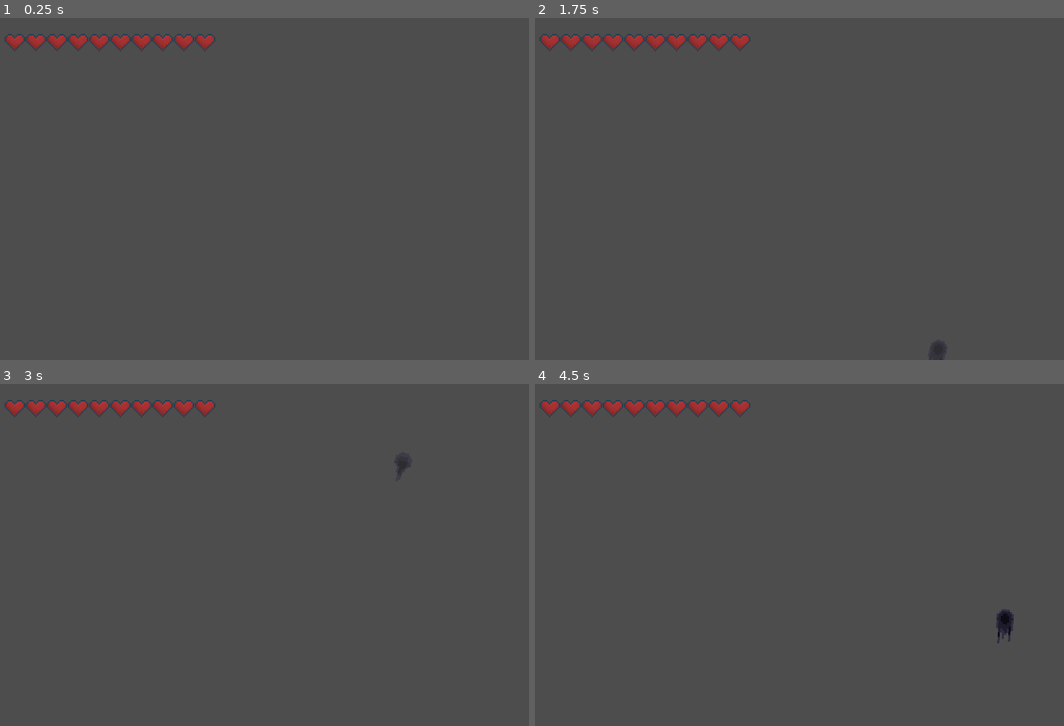
Above: before the commit, frames 1-4 (two rows, left to right).
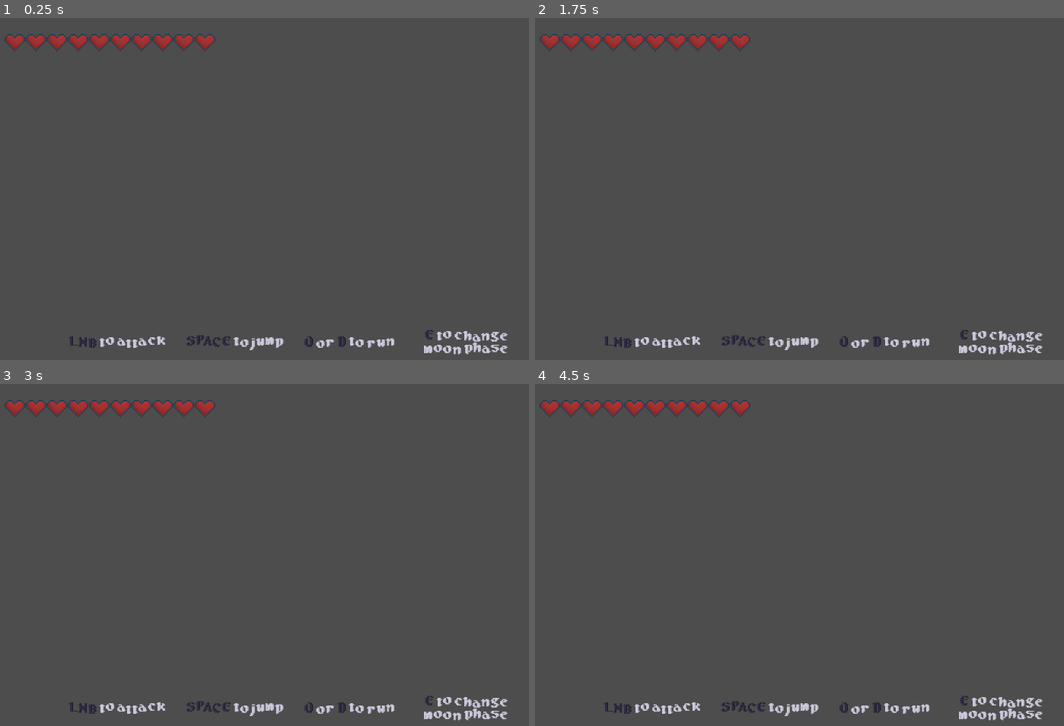
Above: after the commit, the same moments.

Repository: hugoc7/AbyssGameJam
Game: Godot game, scene res://levels/level1.tscn
Same seed, same stepped clock (60 frames per second), same inputs: the game is played once before the commit and once after it.
Inputs (mouse positions are in pixels of both pictures, inside the frame that each line leads up to):
- Up to frame 1 (0.25 s): no input
- Up to frame 2 (1.75 s): tap Enter at 0.5 s; move the mouse to (963, 171) at 0.52 s; hold Right mouse button (attack_range) 0.53-1.28 s; hold D (move_right) from 0.53 s (still down); tap W (jump) at 0.77, 1.52 s; tap Space (switch_level_color, bound only before the commit) at 1.25 s; move the mouse to (709, 206) at 1.27 s; right-click (709, 206) at 1.35 s
- Up to frame 3 (3 s): move the mouse to (354, 479) at 2.02 s; release D (move_right) at 2.03 s; press the mouse at (354, 479) at 2.03 s; hold A (move_left) 2.03-2.78 s; right-click (354, 479) at 2.3 s; move the mouse to (264, 623) at 2.77 s; release the mouse at (264, 623) at 2.78 s; hold D (move_right) from 2.78 s (still down); tap E (switch_level_color, bound only after the commit) at 2.85 s
- Up to frame 4 (4.5 s): tap W (jump) at 3.02, 3.77 s; right-click (799, 623) at 3.05 s; move the mouse to (1011, 606) at 3.52 s; hold Right mouse button (attack_range) 3.53-4.28 s; tap Space (switch_level_color, bound only before the commit) at 3.6 s; move the mouse to (646, 503) at 4.27 s; release D (move_right) at 4.28 s; hold A (move_left) from 4.28 s (still down); right-click (646, 503) at 4.35 s

The runs differ from the first frame. In frame 1, 1.2% of the frame differs, in the area x 13-96%, y 91-99%; in frame 2, 1.4%; in frame 3, 1.3%; in frame 4, 1.5%, in the area x 13-96%, y 66-99%.

Commit message:
Push Fix + Tuto

Diff:
--- a/hud/hud.tscn
+++ b/hud/hud.tscn
@@ -1,8 +1,12 @@
-[gd_scene load_steps=4 format=3 uid="uid://85ag7xxy5r67"]
+[gd_scene load_steps=8 format=3 uid="uid://85ag7xxy5r67"]
 
 [ext_resource type="Script" path="res://hud/hud.gd" id="1_lw3ko"]
 [ext_resource type="Texture2D" uid="uid://ba7acng4dtkd" path="res://player/Coeur.png" id="2_1c7hv"]
 [ext_resource type="Texture2D" uid="uid://lyvycsp7imro" path="res://player/Coeur_Vide.png" id="3_887xw"]
+[ext_resource type="Texture2D" uid="uid://cbp740d3lg16a" path="res://menu/Tuto/AttackTuto.png" id="4_y2evj"]
+[ext_resource type="Texture2D" uid="uid://c0xxrwt0qf4xb" path="res://menu/Tuto/JumpTuto.png" id="5_2h6ut"]
+[ext_resource type="Texture2D" uid="uid://c3xmigug8374y" path="res://menu/Tuto/MovementTuto.png" id="6_2fw5i"]
+[ext_resource type="Texture2D" uid="uid://3g746mmhjq8g" path="res://menu/Tuto/MoonPhaseTuto.png" id="7_rf4fd"]
 
 [node name="HUD" type="CanvasLayer"]
 script = ExtResource("1_lw3ko")
@@ -117,3 +121,34 @@
 position = Vector2(408, 48)
 scale = Vector2(3, 3)
 texture = ExtResource("2_1c7hv")
+
+[node name="Panel" type="Panel" parent="."]
+self_modulate = Color(1, 1, 1, 0)
+anchors_preset = 7
+anchor_left = 0.5
+anchor_top = 1.0
+anchor_right = 0.5
+anchor_bottom = 1.0
+offset_left = -574.0
+offset_top = -30.0
+offset_right = 578.0
+grow_horizontal = 2
+grow_vertical = 0
+pivot_offset = Vector2(576, 0)
+
+[node name="AttackTuto" type="Sprite2D" parent="Panel"]
+position = Vector2(239.425, -5)
+scale = Vector2(0.2, 0.2)
+texture = ExtResource("4_y2evj")
+
+[node name="JumpTuto" type="Sprite2D" parent="Panel/AttackTuto"]
+position = Vector2(1100, 0)
+texture = ExtResource("5_2h6ut")
+
+[node name="MovementTuto" type="Sprite2D" parent="Panel/AttackTuto/JumpTuto"]
+position = Vector2(1100, 0)
+texture = ExtResource("6_2fw5i")
+
+[node name="MoonPhaseTuto" type="Sprite2D" parent="Panel/AttackTuto/JumpTuto/MovementTuto"]
+position = Vector2(1100, 0)
+texture = ExtResource("7_rf4fd")
--- a/levels/Level_Designtest.tscn
+++ b/levels/Level_Designtest.tscn
@@ -128,7 +128,7 @@
 position = Vector2(120, 390)
 
 [node name="Player" parent="." instance=ExtResource("6_gvd8d")]
-position = Vector2(-1578, 489)
+position = Vector2(-1578, 467)
 speed = 400.0
 jump_velocity = -600.0
 
@@ -137,37 +137,37 @@
 [node name="Enemy" type="Node" parent="."]
 
 [node name="EnemyBat" parent="Enemy" node_paths=PackedStringArray("player") instance=ExtResource("7_uj0o1")]
-position = Vector2(2837, 348)
+position = Vector2(2869, 389)
 player = NodePath("../../Player")
 speed = 100.0
 life = 10
 
 [node name="EnemyBat3" parent="Enemy" node_paths=PackedStringArray("player") instance=ExtResource("7_uj0o1")]
-position = Vector2(2756, 322)
+position = Vector2(2667, 376)
 player = NodePath("../../Player")
 speed = 100.0
 
 [node name="EnemyBat2" parent="Enemy" node_paths=PackedStringArray("player") instance=ExtResource("7_uj0o1")]
-position = Vector2(1153, 301)
+position = Vector2(1209, 374)
 color = 1
 player = NodePath("../../Player")
 speed = 100.0
 life = 10
 
 [node name="EnemyContact" parent="Enemy" node_paths=PackedStringArray("player") instance=ExtResource("8_wx56g")]
-position = Vector2(482, 532)
+position = Vector2(482, 522)
 player = NodePath("../../Player")
 attack_range = 100.0
 life = 20
 
 [node name="EnemyContact3" parent="Enemy" node_paths=PackedStringArray("player") instance=ExtResource("8_wx56g")]
-position = Vector2(1873, 532)
+position = Vector2(1873, 522)
 player = NodePath("../../Player")
 attack_range = 100.0
 life = 20
 
 [node name="EnemyContact2" parent="Enemy" node_paths=PackedStringArray("player") instance=ExtResource("8_wx56g")]
-position = Vector2(-532, 532)
+position = Vector2(-532, 522)
 color = 1
 player = NodePath("../../Player")
 attack_range = 100.0
@@ -177,20 +177,20 @@
 shield_color = 0
 
 [node name="EnemyContact4" parent="Enemy" node_paths=PackedStringArray("player") instance=ExtResource("8_wx56g")]
-position = Vector2(1976, 531)
+position = Vector2(1976, 522)
 color = 1
 player = NodePath("../../Player")
 attack_range = 100.0
 life = 20
 
 [node name="EnemyContact5" parent="Enemy" node_paths=PackedStringArray("player") instance=ExtResource("8_wx56g")]
-position = Vector2(2671, 532)
+position = Vector2(2671, 522)
 player = NodePath("../../Player")
 attack_range = 100.0
 life = 20
 
 [node name="EnemyContact6" parent="Enemy" node_paths=PackedStringArray("player") instance=ExtResource("8_wx56g")]
-position = Vector2(2774, 531)
+position = Vector2(2774, 522)
 color = 1
 player = NodePath("../../Player")
 attack_range = 100.0
@@ -199,12 +199,12 @@
 [node name="HUD" parent="." instance=ExtResource("9_72y83")]
 
 [node name="Camera" type="Camera2D" parent="." node_paths=PackedStringArray("target")]
-position = Vector2(-1574, 310)
+position = Vector2(-1574, 332)
 script = ExtResource("10_nv2xi")
 target = NodePath("../Player")
 
 [node name="Ground" type="StaticBody2D" parent="."]
-position = Vector2(797, 565)
+position = Vector2(797, 553)
 collision_layer = 8
 collision_mask = 13
 
@@ -215,8 +215,8 @@
 
 [node name="Grass" type="Sprite2D" parent="Ground"]
 texture_repeat = 2
-position = Vector2(671.5, 64.4552)
-scale = Vector2(5.40493, 2)
+position = Vector2(671.5, 73)
+scale = Vector2(6.756, 2.5)
 texture = ExtResource("11_y84o4")
 region_enabled = true
 region_rect = Rect2(-846.862, 0, 1420.86, 32)
--- a/levels/level1.tscn
+++ b/levels/level1.tscn
@@ -46,16 +46,10 @@
 [node name="EnemyContact" parent="Enemy" instance=ExtResource("5_mowys")]
 position = Vector2(843, 262)
 life = 200
-shielded = null
-shield_health = null
-shield_color = null
 
 [node name="EnemyContact2" parent="Enemy" instance=ExtResource("5_mowys")]
 position = Vector2(518, 307)
 color = 1
-shielded = null
-shield_health = null
-shield_color = null
 
 [node name="HUD" parent="." instance=ExtResource("7_vfnx0")]
 
--- a/player/player.gd
+++ b/player/player.gd
@@ -161,8 +161,8 @@
 	if event.is_action_pressed("attack_short") and not is_short_attack_on_cooldown:
 		$ShortAttackTimer.start()
 		state = ATTACK
-	if event.is_action_pressed("attack_range") and not is_range_attack_on_cooldown:
-		range_attack()
+	#if event.is_action_pressed("attack_range") and not is_range_attack_on_cooldown:
+	#	range_attack()
 
 
 func _on_invincibility_timer_timeout():
--- a/project.godot
+++ b/project.godot
@@ -28,7 +28,7 @@
 
 switch_level_color={
 "deadzone": 0.5,
-"events": [Object(InputEventKey,"resource_local_to_scene":false,"resource_name":"","device":-1,"window_id":0,"alt_pressed":false,"shift_pressed":false,"ctrl_pressed":false,"meta_pressed":false,"pressed":false,"keycode":32,"physical_keycode":0,"key_label":0,"unicode":32,"echo":false,"script":null)
+"events": [Object(InputEventKey,"resource_local_to_scene":false,"resource_name":"","device":-1,"window_id":0,"alt_pressed":false,"shift_pressed":false,"ctrl_pressed":false,"meta_pressed":false,"pressed":false,"keycode":69,"physical_keycode":0,"key_label":0,"unicode":101,"echo":false,"script":null)
 ]
 }
 move_right={
@@ -43,7 +43,8 @@
 }
 jump={
 "deadzone": 0.5,
-"events": [Object(InputEventKey,"resource_local_to_scene":false,"resource_name":"","device":-1,"window_id":0,"alt_pressed":false,"shift_pressed":false,"ctrl_pressed":false,"meta_pressed":false,"pressed":false,"keycode":0,"physical_keycode":87,"key_label":0,"unicode":122,"echo":false,"script":null)
+"events": [Object(InputEventKey,"resource_local_to_scene":false,"resource_name":"","device":-1,"window_id":0,"alt_pressed":false,"shift_pressed":false,"ctrl_pressed":false,"meta_pressed":false,"pressed":false,"keycode":0,"physical_keycode":32,"key_label":0,"unicode":32,"echo":false,"script":null)
+, Object(InputEventKey,"resource_local_to_scene":false,"resource_name":"","device":-1,"window_id":0,"alt_pressed":false,"shift_pressed":false,"ctrl_pressed":false,"meta_pressed":false,"pressed":false,"keycode":0,"physical_keycode":87,"key_label":0,"unicode":122,"echo":false,"script":null)
 ]
 }
 attack_short={
Binary file added: menu/Tuto/AttackTuto.png
Not shown, added: menu/Tuto/AttackTuto.png.import
Binary file added: menu/Tuto/JumpTuto.png
Not shown, added: menu/Tuto/JumpTuto.png.import
Binary file added: menu/Tuto/MoonPhaseTuto.png
Not shown, added: menu/Tuto/MoonPhaseTuto.png.import
Binary file added: menu/Tuto/MovementTuto.png
Not shown, added: menu/Tuto/MovementTuto.png.import
Binary file added: menu/Tuto/SpellTuto.png
Not shown, added: menu/Tuto/SpellTuto.png.import
